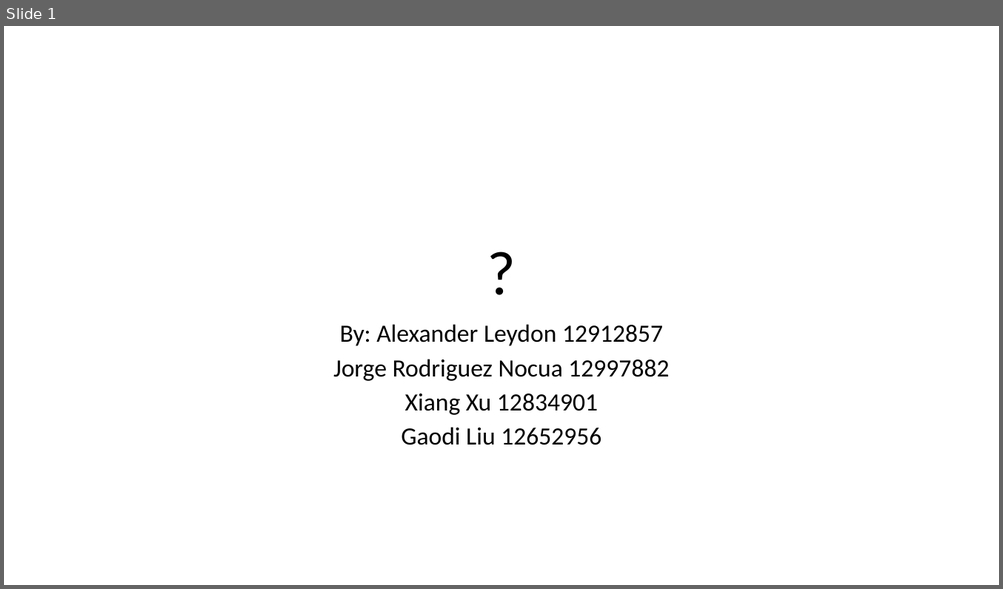
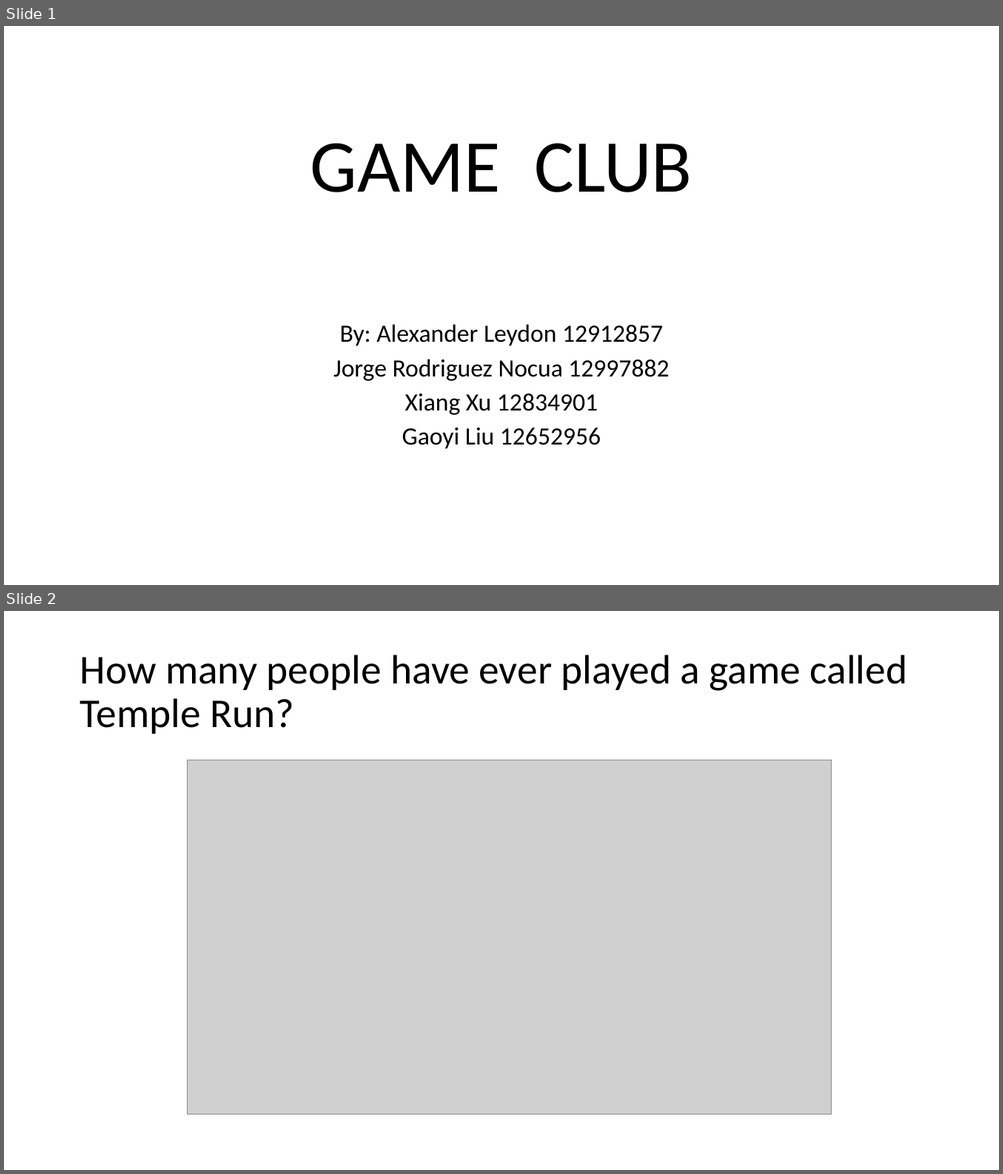
Before and after one commit to uts-ios-dev/project3-group-16, a slide deck: PresentationSlides.pptx. Shown one above the other, each under a label of ours: slide 1 before the commit, slides 1 and 2 after it. The pictures are 1003x589 and 1003x1174 pixels, drawn with LibreOffice and Linux fonts; fonts in the diff are those of the drawing; grey boxes stand for pictures. Boxes give left, top, right and bottom in pixels: in the first picture for what was removed or moved away, otherwise in the second. Text is boxed around its words. In the diff, an @@ line names an element or a change of style, - is before the commit and + after.

```diff
--- a/PresentationSlides.pptx
+++ b/PresentationSlides.pptx
@@ slide 2 added at (4, 611, 999, 1170), background #FFFFFF @@
@@ title added at (79, 655, 908, 734), 39.6 pt, text #000000 @@
+How many people have ever played a game called Temple Run?
@@ picture added at (188, 760, 831, 1116) @@
@@ slide 1 changed as well @@
@@ title at (310, 143, 691, 192): text changed; size 60 to 72 pt @@
-?
+GAME CLUB
@@ subtitle at (402, 428, 600, 449): text changed @@
-Gaodi Liu 12652956
+Gaoyi Liu 12652956
```
Also in this commit, not shown: 7 other slides changed, 1 other slide added, 1 slide removed.
